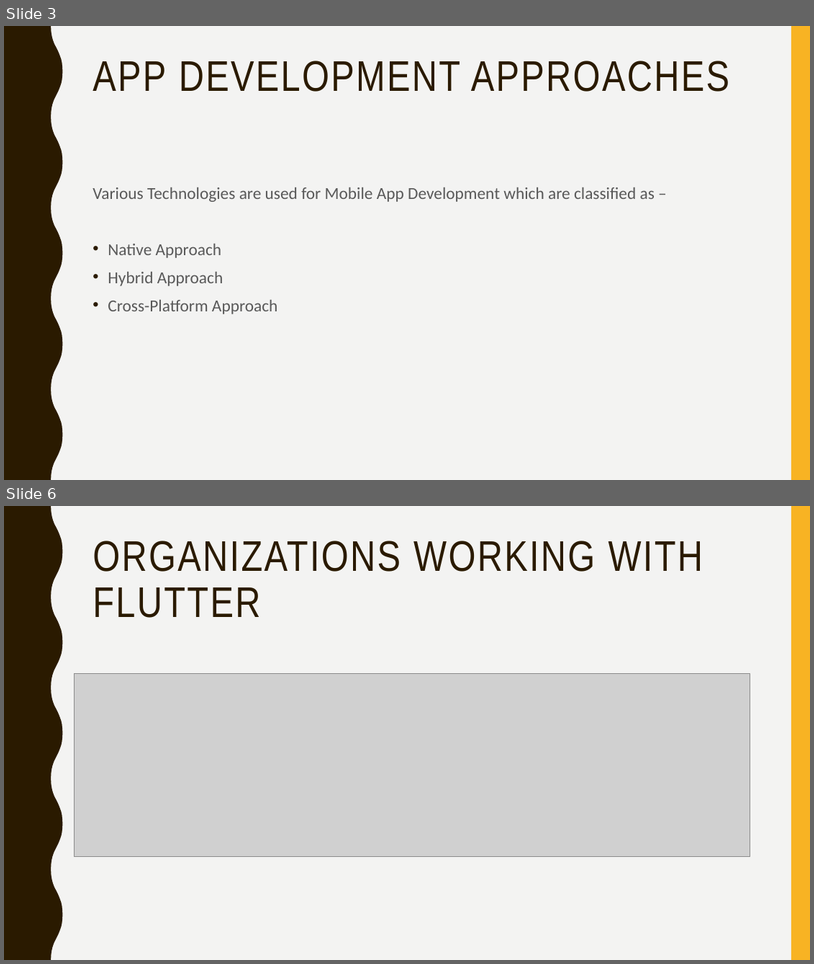
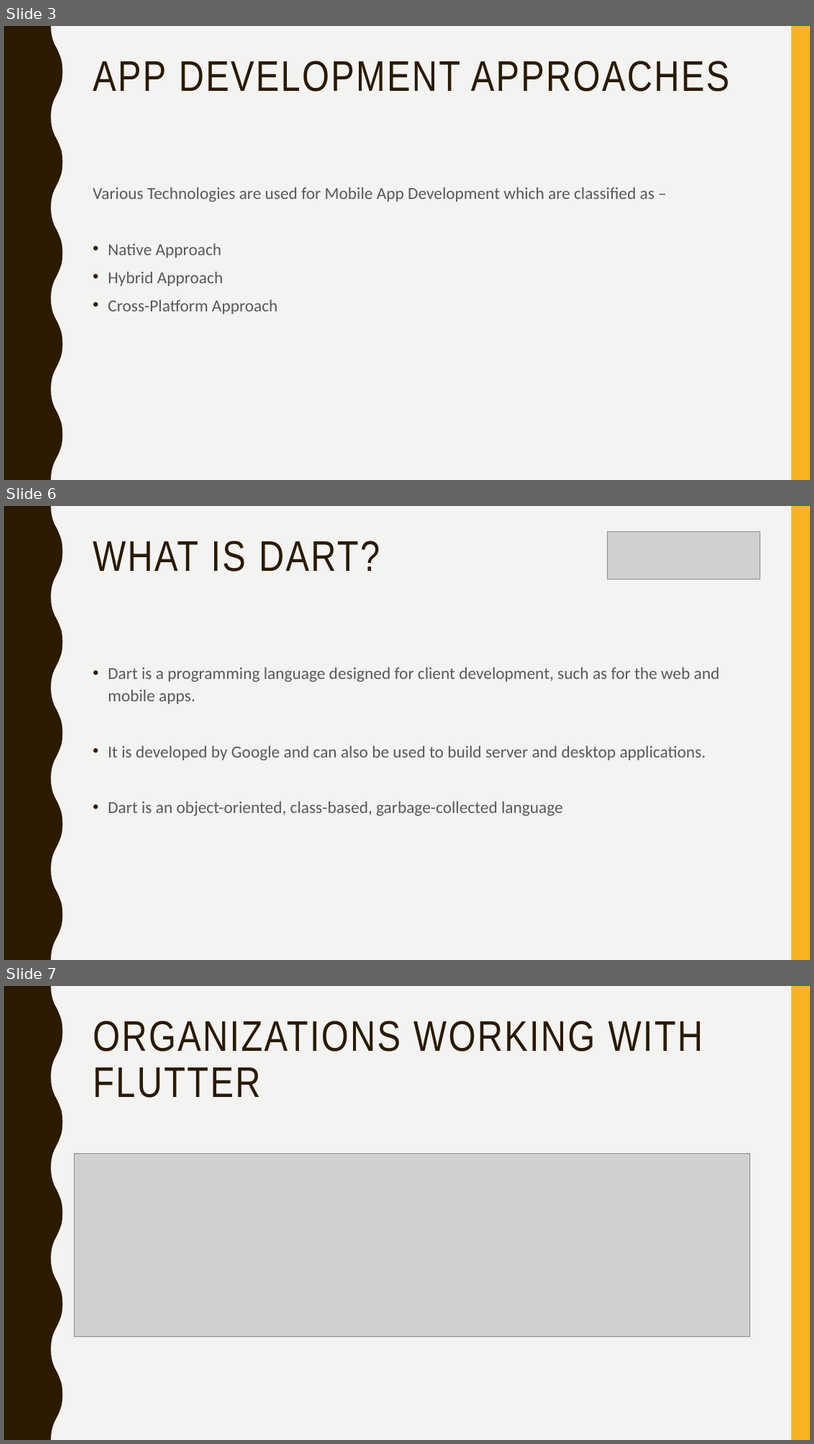
Before and after one commit to narayanvyas/flutter_workshop, a slide deck: Flutter Workshop.pptx. Shown one above the other, each under a label of ours: slides 3 and 6 before the commit, slides 3, 6 and 7 after it; the slides between them are not shown. The pictures are 814x964 and 814x1444 pixels, drawn with LibreOffice and Linux fonts; fonts in the diff are those of the drawing; grey boxes stand for pictures. Boxes give left, top, right and bottom in pixels: in the first picture for what was removed or moved away, otherwise in the second. Text is boxed around its words. In the diff, an @@ line names an element or a change of style, - is before the commit and + after.

```diff
--- a/Flutter Workshop.pptx
+++ b/Flutter Workshop.pptx
@@ slide 6 added at <box>4,506,810,960</box>, background #F3F3F2; not listed: 2 template elements that a slide beside it also shows @@
@@ title added at <box>93,541,380,572</box>, 51 pt, text #2A1A00 @@
+WHAT IS DART?
@@ picture added at <box>608,531,760,579</box> @@
@@ text added at <box>108,667,720,816</box>, 20 pt, text #595959 @@
+• Dart is a programming language designed for client development, such as for the web and mobile apps.
+• It is developed by Google and can also be used to build server and desktop applications.
+• Dart is an object-oriented, class-based, garbage-collected language
@@ what was slide 6 is now slide 7 @@
```
Also in this commit, not shown: 2 slides changed, 2 other files.
